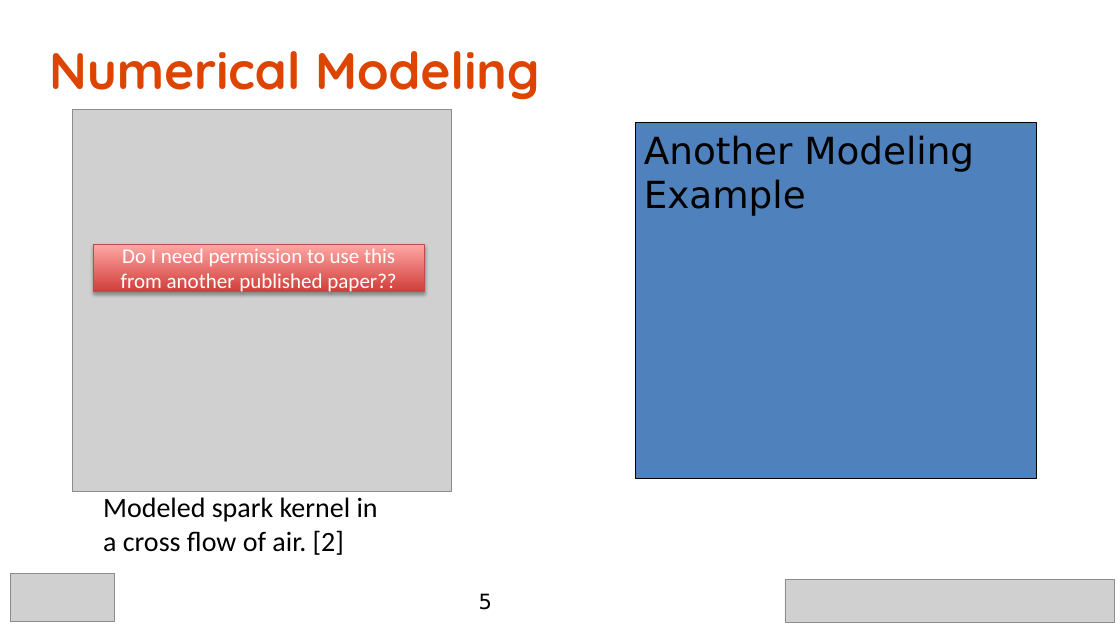
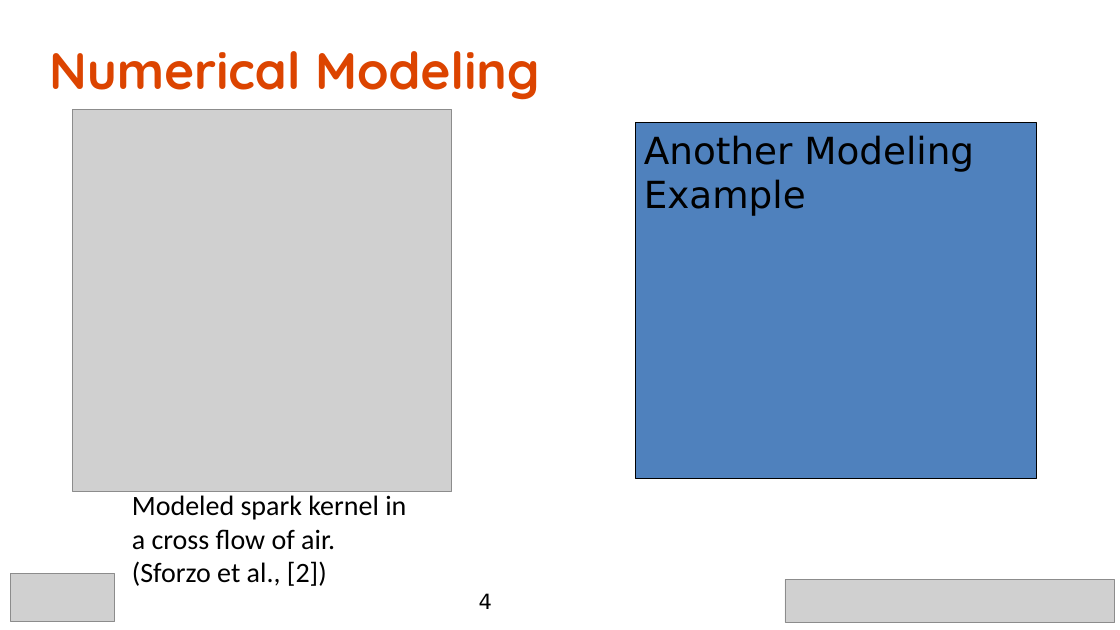
Before and after one commit to caplanda/Spark-Kernels-SciTech-Presentation, a slide deck: slide 4 of Spark Kernels v2.pptx (slide 5 before the commit). Drawn at 1120x630 pixels with LibreOffice and Linux fonts; fonts in the diff are those of the drawing; grey boxes stand for pictures; background and template pictures are left out. Boxes give left, top, right and bottom in pixels: in the first picture for what was removed or moved away, otherwise in the second. Text is boxed around its words. In the diff, an @@ line names an element or a change of style, - is before the commit and + after.

```diff
--- a/Spark Kernels v2.pptx
+++ b/Spark Kernels v2.pptx
@@ rectangle removed at (x1=93, y1=245, x2=424, y2=292) @@
-Do I need permission to use this from another published paper??
@@ text at (x1=132, y1=495, x2=406, y2=586): text changed @@
-Modeled spark kernel in a cross flow of air. [2]
+Modeled spark kernel in a cross flow of air. (Sforzo et al., [2])
@@ page number at (x1=479, y1=593, x2=492, y2=609): text changed @@
-5
+4
```
Also in this commit, not shown: 9 other slides changed, 2 slides added, 4 slides removed, 27 other files.
